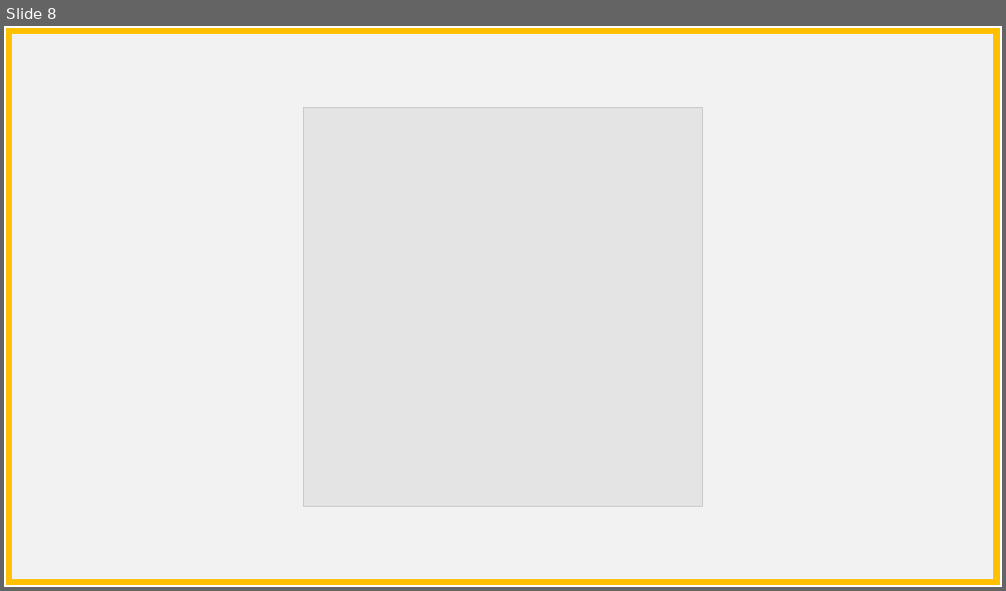
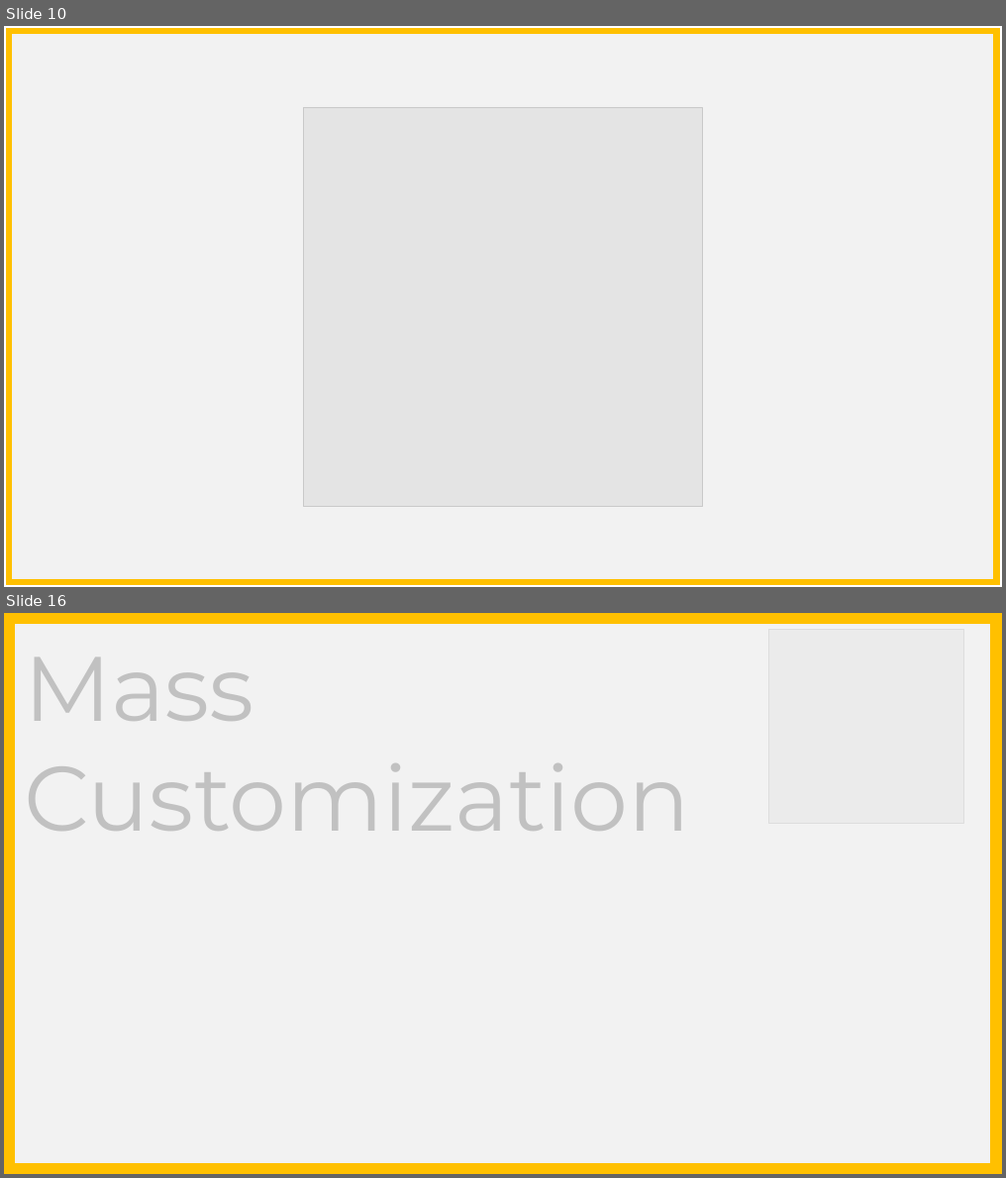
Before and after one commit to BPaaSModelling/Ontology4ModelingEnvironment, a slide deck: images/stickyNotes.pptx. Shown one above the other, each under a label of ours: slide 8 before the commit, slides 10 and 16 after it; the slides between them are not shown. The pictures are 1006x591 and 1006x1178 pixels, drawn with LibreOffice and Linux fonts; fonts in the diff are those of the drawing; grey boxes stand for pictures. Boxes give left, top, right and bottom in pixels: in the first picture for what was removed or moved away, otherwise in the second. Text is boxed around its words. In the diff, an @@ line names an element or a change of style, - is before the commit and + after.

```diff
--- a/images/stickyNotes.pptx
+++ b/images/stickyNotes.pptx
@@ slide 16 added at [4,613,1002,1174], background #FFFFFF @@
@@ rectangle added at [9,618,997,1169], fill #F2F2F2, outline #FFC000 12 pt @@
@@ rectangle added at [17,627,989,1012], fill #F2F2F2 at 60% opacity, 88 pt, text #000000 @@
+Mass
+Customization
@@ rectangle added at [24,628,970,852], fill #F2F2F2 at 80% opacity @@
@@ picture added at [769,629,963,823] @@
@@ what was slide 8 is now slide 10 @@
```
Also in this commit, not shown: 7 slides changed, 31 other slides added, 13 other files.
